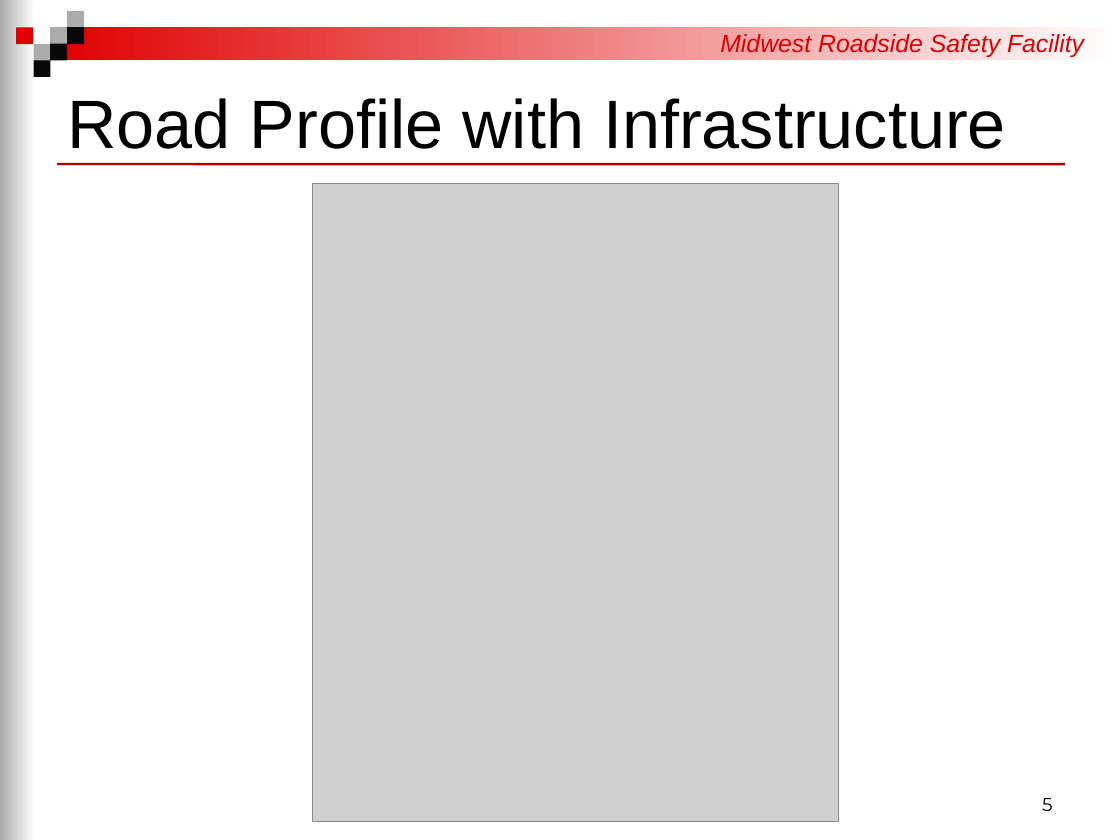
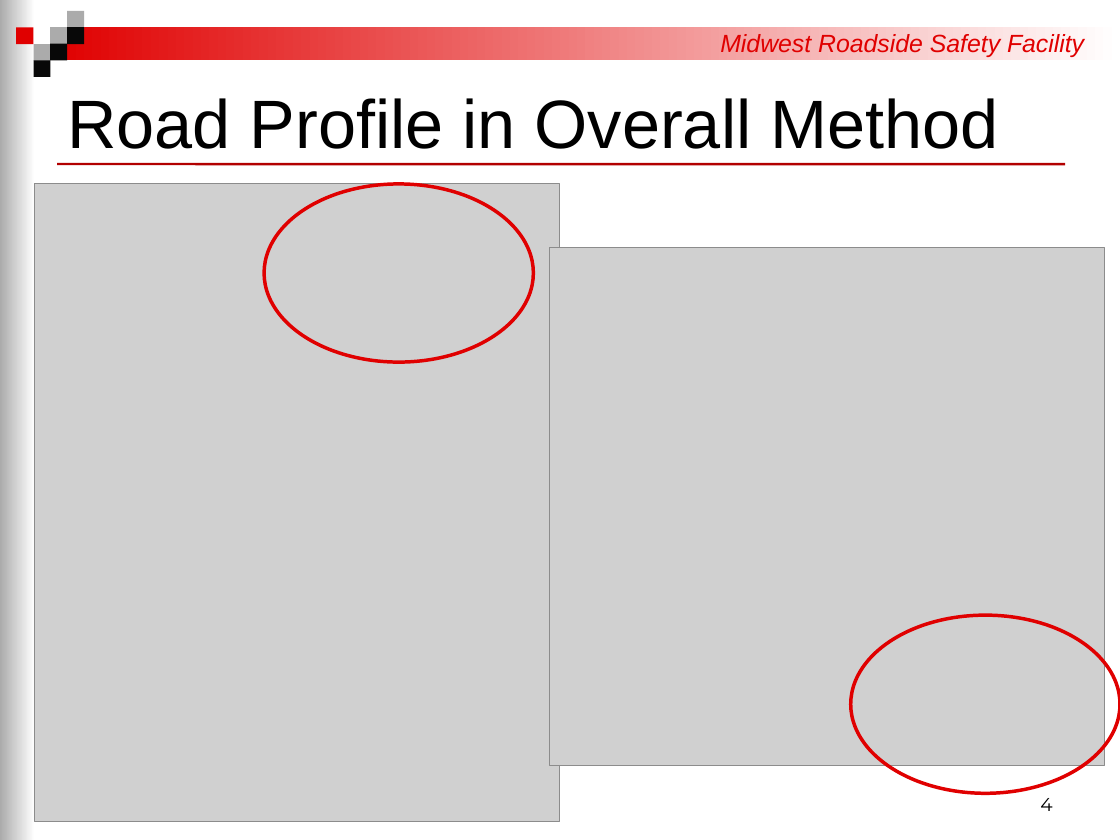
Before and after one commit to RickJacome/CurriculumVitae, a slide deck: slide 4 of files/Doctoral Stuff/Basic Research.pptx (slide 5 before the commit). Drawn at 1120x840 pixels with LibreOffice and Linux fonts; fonts in the diff are those of the drawing; grey boxes stand for pictures; background and template pictures are left out. Boxes give left, top, right and bottom in pixels: in the first picture for what was removed or moved away, otherwise in the second. Text is boxed around its words. In the diff, an @@ line names an element or a change of style, - is before the commit and + after.

```diff
--- a/files/Doctoral Stuff/Basic Research.pptx
+++ b/files/Doctoral Stuff/Basic Research.pptx
@@ title at (67, 98, 998, 149): text changed @@
-Road Profile with Infrastructure
+Road Profile in Overall Method
@@ picture: place and size @@
-picture at (312, 184, 838, 821)
+picture at (35, 184, 560, 821)
@@ ellipse added at (264, 184, 533, 362), outline #E00000 2.25 pt @@
@@ picture added at (549, 248, 1104, 765) @@
@@ ellipse added at (851, 615, 1120, 793), outline #E00000 2.25 pt @@
@@ page number at (1040, 798, 1052, 811): text changed @@
-5
+4
```
Also in this commit, not shown: 3 other slides changed, 3 slides added, 2 slides removed.
